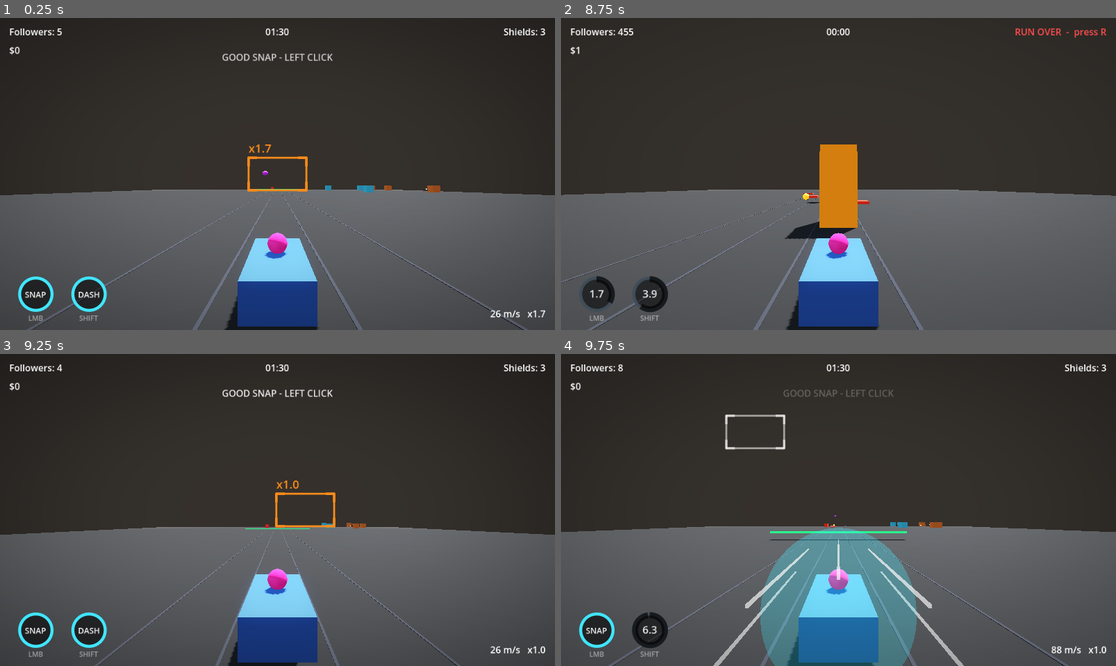
Above: before the commit, frames 1-4 (two rows, left to right).
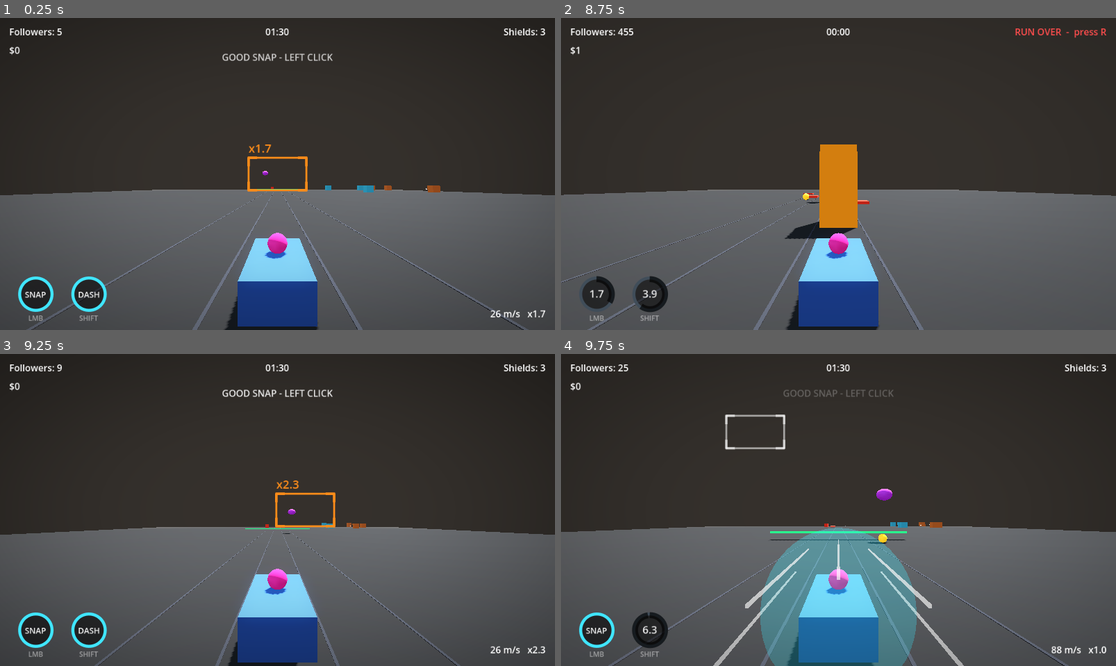
Above: after the commit, the same moments.

Repository: Wasumyon/war-idols
Game: Godot game, scene res://slice.tscn
The game is run twice, just before and just after one commit, with the same random seed, the same clock (stepped at 60 frames per second) and the same inputs. This scene is started directly instead of the project's main scene.
Inputs (mouse positions are in pixels of both pictures, inside the frame that each line leads up to):
- Up to frame 1 (0.25 s): no input
- Up to frame 2 (8.75 s): tap Enter at 0.5, 3.6, 7.35 s; move the mouse to (810, 236) at 0.52 s; hold W (accelerate) 0.53-2.03 s; tap Ctrl (drift) at 0.6, 4.35, 8.1 s; click (810, 236) at 0.67 s; tap Space (jump) at 0.77, 1.52, 3.02, 3.77, 4.52, 6.02, 6.77, 7.52 s; move the mouse to (1005, 220) at 1.27 s; tap R at 1.35, 5.1 s; move the mouse to (672, 127) at 2.02 s; hold Shift 2.03-2.78 s; hold A (turnLeft) 2.03-3.53 s; move the mouse to (866, 174) at 2.77 s; tap Q at 2.85 s; click (866, 174) at 2.92 s; move the mouse to (755, 96) at 3.52 s; hold S (brake) 3.53-4.28 s; move the mouse to (960, 158) at 4.27 s; hold D (turnRight) 4.28-5.03 s; move the mouse to (727, 189) at 5.02 s; hold W (accelerate) 5.03-5.78 s; click (727, 189) at 5.17 s; move the mouse to (894, 105) at 5.77 s; hold D (turnRight) 5.78-8.03 s; tap Shift at 5.85 s; move the mouse to (810, 236) at 6.52 s; hold Q 6.53-7.28 s; move the mouse to (1005, 220) at 7.27 s; click (1005, 220) at 7.42 s; move the mouse to (672, 127) at 8.02 s; hold S (brake) from 8.03 s (still down)
- Up to frame 3 (9.25 s): tap R at 8.75, 8.85 s; move the mouse to (305, 510) at 8.77 s; release S (brake) at 8.78 s; hold A (turnLeft) from 8.78 s (still down); tap Space (jump) at 9.02 s
- Up to frame 4 (9.75 s): move the mouse to (755, 432) at 9.52 s; release A (turnLeft) at 9.53 s; hold W (accelerate) from 9.53 s (still down); hold Shift from 9.53 s (still down); click (755, 432) at 9.67 s

Frames 1-2 are identical in both runs. In frame 3, less than 0.1% of the frame differs, in the area x 10-99%, y 3-96%; in frame 4, 0.2%, in the area x 10-60%, y 3-62%.

Commit message:
Drones can charge a Yamato-style beam: 3 white flashes then fire the filmer-laser

Diff:
--- a/car/slice/drone.gd
+++ b/car/slice/drone.gd
@@ -32,6 +32,9 @@
 @export var lane_width: float = 4.0
 @export var max_active_pellets: int = 14
 @export var min_range: float = 16.0   # deadzone: holds fire when this close
+@export var beam_attack: bool = false # charge (3 flashes) then fire a beam
+@export var charge_time: float = 1.5
+@export var beam_width: float = 8.0
 
 var _runner: Node3D
 var _cool := 0.0
@@ -47,6 +50,11 @@
 var _have_prev := false
 var _prev_pos := Vector3.ZERO
 var _runner_vel := Vector3.ZERO
+var _charging := false
+var _charge_t := 0.0
+var _mat: StandardMaterial3D
+var _base_emission := Color(0.35, 0.08, 0.5)
+var _base_albedo := Color(0.75, 0.25, 0.9)
 
 
 func _ready() -> void:
@@ -73,6 +81,7 @@
 	mat.emission_enabled = true
 	mat.emission = Color(0.35, 0.08, 0.5)
 	mesh.material_override = mat
+	_mat = mat
 	add_child(mesh)
 
 	var cs := CollisionShape3D.new()
@@ -132,6 +141,15 @@
 
 func _tick_fire(delta: float) -> void:
 	if mode == Mode.HOVER and _leaving:
+		return
+	if _charging:
+		_charge_t += delta
+		# Three white flashes across charge_time, then fire.
+		_set_flash(int(_charge_t / 0.25) % 2 == 0)
+		if _charge_t >= charge_time:
+			_charging = false
+			_set_flash(false)
+			_fire_beam()
 		return
 	if _burst_left > 0:
 		_burst_timer -= delta
@@ -143,8 +161,29 @@
 		_cool -= delta
 		if _cool <= 0.0:
 			_cool = fire_interval
-			_burst_left = burst_count
-			_burst_timer = 0.0
+			if beam_attack:
+				_charging = true
+				_charge_t = 0.0
+			else:
+				_burst_left = burst_count
+				_burst_timer = 0.0
+
+
+func _set_flash(on: bool) -> void:
+	if _mat == null:
+		return
+	_mat.emission = Color(1, 1, 1) if on else _base_emission
+	_mat.albedo_color = Color(1, 1, 1) if on else _base_albedo
+
+
+func _fire_beam() -> void:
+	if _runner != null and global_position.distance_to(_runner.global_position) < min_range:
+		return   # deadzone: too close to fire
+	var l := Laser.new()
+	l.width = beam_width
+	l.speed = projectile_speed * 1.4
+	get_parent().add_child(l)
+	l.global_position = Vector3(global_position.x, 1.62, global_position.z)
 
 
 func _fire() -> void:
--- a/car/slice/lane_spawner.gd
+++ b/car/slice/lane_spawner.gd
@@ -27,6 +27,7 @@
 @export var air_spawn_ahead := 200.0
 @export var hover_chance := 0.4
 @export var max_hover := 2
+@export var beam_drone_chance := 0.4   # cross drones that fire a charged beam
 
 # --- side battle clusters (far outside the lane corridor) ---
 @export var battle_interval := 5.5
@@ -153,6 +154,7 @@
 		dc.tier = 3
 		dc.value = 2.8
 		dc.lateral_speed = randf_range(18.0, 28.0) * -side
+		dc.beam_attack = randf() < beam_drone_chance
 		add_child(dc)
 		dc.global_position = Vector3(side * 26.0, randf_range(6.0, 11.0), z)
 
--- a/car/slice/laser.gd
+++ b/car/slice/laser.gd
@@ -5,6 +5,7 @@
 ## hit, and ducking drops them below the beam. Duck to survive.
 
 @export var speed := 42.0
+@export var width := 28.0
 
 var _runner: Node3D
 
@@ -19,7 +20,7 @@
 func _build() -> void:
 	var mesh := MeshInstance3D.new()
 	var box := BoxMesh.new()
-	box.size = Vector3(28.0, 0.35, 1.4)
+	box.size = Vector3(width, 0.35, 1.4)
 	mesh.mesh = box
 	var mat := StandardMaterial3D.new()
 	mat.albedo_color = Color(0.25, 1.0, 0.55)
@@ -30,7 +31,7 @@
 
 	var cs := CollisionShape3D.new()
 	var sh := BoxShape3D.new()
-	sh.size = Vector3(28.0, 0.5, 1.6)
+	sh.size = Vector3(width, 0.5, 1.6)
 	cs.shape = sh
 	add_child(cs)
 
